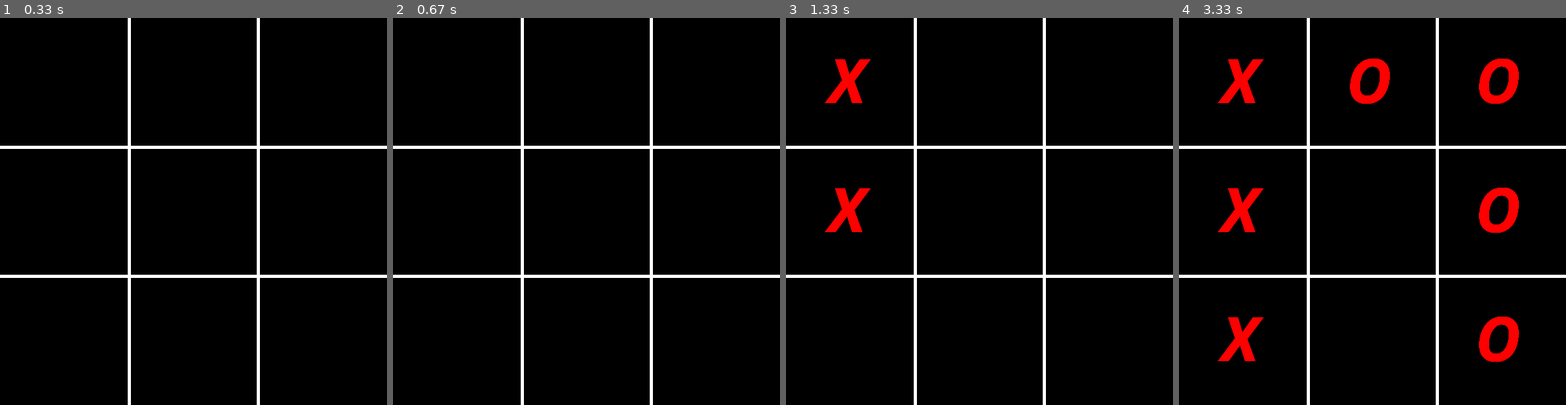
Above: before the commit, frames 1-4 (left to right).
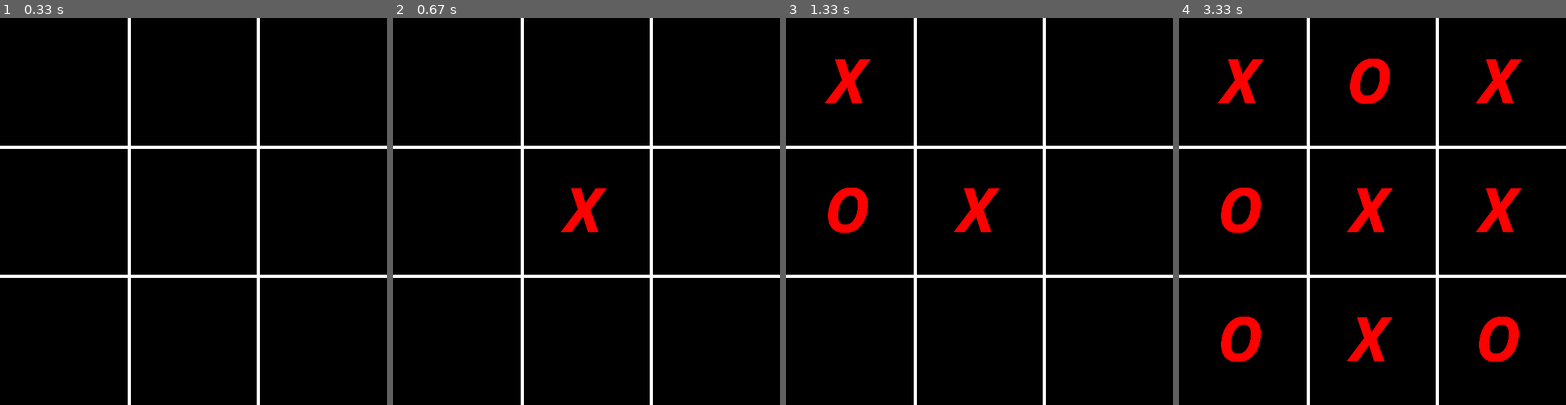
Above: after the commit, the same moments.

Repository: rRonaldo4/jogo_python
Game: pygame game, started from jogo_da_velha.py
Two runs of this game, one before a commit and one after it. Both use one fixed random seed, a clock stepped at 60 frames per second and the inputs below.
Inputs (mouse positions are in pixels of both pictures, inside the frame that each line leads up to):
- Up to frame 1 (0.33 s): no input
- Up to frame 2 (0.67 s): press the mouse at (586, 234) at 0.37 s; move the mouse to (540, 226) at 0.47 s; release the mouse at (493, 215) at 0.6 s
- Up to frame 3 (1.33 s): click (859, 153) at 0.72 s; click (878, 68) at 1.05 s
- Up to frame 4 (3.33 s): click (1360, 145) at 1.38 s; click (1449, 180) at 1.72 s; click (1507, 312) at 2.08 s; click (1453, 141) at 2.58 s; click (1279, 281) at 2.88 s; click (1314, 323) at 3.22 s

Frame 1 is identical in both runs. In frame 2, 0.6% of the frame differs, in the area x 43-56%, y 44-56%; in frame 3, 1.3%; in frame 4, 4.2%, in the area x 10-89%, y 10-89%.

Commit message:
alternação entre jogdores

Diff:
--- a/jogo_da_velha.py
+++ b/jogo_da_velha.py
@@ -25,11 +25,14 @@
 running = True
 
 personagem_x = fonte_quadrinhos.render('X', True, 'red')
-personagem_y = fonte_quadrinhos.render('O', True, 'red')
+personagem_o = fonte_quadrinhos.render('O', True, 'red')
 
-apresenta_personagem = 0 # azul
-x = 0
-y = 0
+jogador_atual = personagem_x # inicializa o jogo com x
+
+rodadas = 0
+
+coordenada_x = 0
+coordenada_y = 0
 
 while running:
     # poll for events
@@ -42,12 +45,26 @@
             click_pos = pygame.mouse.get_pos() # posição do mouse quando houve o evento de click
             print('eixo x:', click_pos[0])
             print('eixo y:', click_pos[1])
-            x = click_pos[0]
-            y = click_pos[1]
-            apresenta_personagem = apresenta_personagem + 1
-            if(apresenta_personagem >= 10):
+            coordenada_x = click_pos[0]
+            coordenada_y = click_pos[1]
+            rodadas = rodadas + 1
+            if rodadas >= 10:
                 screen.fill('black')
-                apresenta_personagem = 0
+                rodadas = 0
+                coordenada_x = 0
+                coordenada_y = 0
+
+            if rodadas != 1:
+                if jogador_atual == personagem_x:
+                    jogador_atual = personagem_o
+
+                else:
+                    jogador_atual = personagem_x
+            else:
+                jogador_atual = personagem_x
+
+
+
     # Desenha o tabuleiro
     #                                origem    destino
     #                                (x, y)   (x, y)
@@ -56,32 +73,32 @@
     pygame.draw.line(screen, 'white',(0, 200),(600, 200), 5)
     pygame.draw.line(screen, 'white',(0, 400),(600, 400), 5)
 
-    if x > 0 and x < 200 and y < 200:
-        screen.blit(personagem_x, (60, 30)) # 1
+    if coordenada_x > 0 and coordenada_x < 200 and coordenada_y < 200:
+        screen.blit(jogador_atual,(60,30))  #primeiro
 
-    elif x >= 200 and x < 400 and y < 200:
-        screen.blit(personagem_y, (260, 30)) # 2
+    elif coordenada_x >= 200 and coordenada_x < 400 and coordenada_y < 200:
+        screen.blit(jogador_atual,(260,30)) #segundo
 
-    elif x >= 400 and y < 200:
-        screen.blit(personagem_y, (460, 30)) # 3
+    elif coordenada_x >= 400 and coordenada_y < 200:
+        screen.blit(jogador_atual,(460,30)) #terceiro
 
-    elif x < 200 and y >= 200 and y < 400:
-        screen.blit(personagem_x, (60, 230)) # 4
+    elif coordenada_x < 200 and coordenada_y >= 200 and coordenada_y < 400:
+        screen.blit(jogador_atual,(60,230))  #quarto
 
-    elif x > 200 and x < 40 and y > 200 and y <= 400:
-        screen.blit(personagem_y, (260, 230)) # 5
+    elif coordenada_x >= 200 and coordenada_x < 400 and coordenada_y >= 200 and coordenada_y < 400:
+        screen.blit(jogador_atual,(260,230)) #quinto
 
-    elif x >= 400 and y > 200 and y <= 400:
-        screen.blit(personagem_y, (460, 230)) # 6
+    elif coordenada_x >= 400 and coordenada_y >= 200 and coordenada_y < 400:
+        screen.blit(jogador_atual,(460,230)) #sexto
 
-    elif x < 200 and y >= 400:
-        screen.blit(personagem_x, (60, 430)) # 7
+    elif coordenada_x < 200 and coordenada_y >= 400:
+        screen.blit(jogador_atual,(60,430))  #setimo
 
-    elif x >= 200 and y < 400 and y >=400:
-        screen.blit(personagem_y, (260, 430)) # 8
+    elif coordenada_x >= 200 and coordenada_x < 400 and coordenada_y >= 400:
+        screen.blit(jogador_atual,(260,430)) #oitavo
 
-    elif x >= 400 and y >= 400:
-        screen.blit(personagem_y, (460, 430)) # 9
+    elif coordenada_x >= 400 and coordenada_y >= 400:
+        screen.blit(jogador_atual,(460,430)) #nono
 
     # flip() the display to put your work on screen
     pygame.display.flip()
--- a/testes_pygame.py
+++ b/testes_pygame.py
@@ -1,23 +1,336 @@
- def criar_tabuleiro():
-    return [[' ' for _ in range(3)] for _ in range(3)]
-
-def mostrar_tabuleiro(tabuleiro):
-    for linha in tabuleiro:
-        print('|'.join(linha))
-        print('-' * 5)
-def receber_movimento(jogador):
-    linha = int(input(f"Jogador {jogador}, insira a linha (0, 1 ou 2): "))
-    coluna = int(input(f"Jogador {jogador}, insira a coluna (0, 1 ou 2): "))
-    return linha, coluna
-def atualizar_tabuleiro(tabuleiro, linha, coluna, jogador):
-    tabuleiro[linha][coluna] = jogador
-def verificar_vencedor(tabuleiro, jogador):
-    for linha in tabuleiro:
-        if all([celula == jogador for celula in linha]):
-            return True
-    for coluna in range(3):
-        if all([tabuleiro[linha][coluna] == jogador for linha in range(3)]):
-            return True
-    if all([tabuleiro[i][i] == jogador for i in range(3)]) or all([tabuleiro[i][2-i] == jogador for i in range(3)]):
-        return True
-    return False
+import pygame
+
+# Cores do Jogo
+preto = (0, 0, 0)
+branco = (255, 255, 255)
+vermelho = (255, 0, 0)
+verde = (0, 255, 0)
+azul = (0, 0, 255)
+
+# Setup da tela do Jogo
+window = pygame.display.set_mode((600, 600))
+window.fill(branco)
+
+# Grade do tabuleiro
+pygame.draw.line(window, preto, (205, 50), (205, 521), 10)
+pygame.draw.line(window, preto, (365, 50), (365, 521), 10)
+pygame.draw.line(window, preto, (50, 205), (521, 205), 10)
+pygame.draw.line(window, preto, (50, 365), (521, 365), 10)
+
+# Declarando estado X ou O - Onde (1 = X) e (0 = O)
+x_ou_o = 1
+position = [0, 0, 0, 0, 0, 0, 0, 0, 0]
+
+# Declarando traÃ§o final
+fim = 0
+
+while True:
+	for event in pygame.event.get():
+		if event.type == pygame.QUIT:
+			pygame.quit()
+			quit()
+
+	# Declarando mouse
+	mouse = pygame.mouse.get_pos()
+
+	# Declarando click do mouse
+	click = pygame.mouse.get_pressed()
+
+	# Blocos de SeleÃ§Ã£o - Linha 1 - Coluna 1
+	if 50 <= mouse[0] <= 200 and 50 <= mouse[1] <= 200:
+		if click[0] == 1 and position[0] == 0 and x_ou_o == 1:
+			pygame.draw.line(window, vermelho, (100, 100), (150, 150), 10)
+			pygame.draw.line(window, vermelho, (150, 100), (100, 150), 10)
+			position[0] = 1
+			x_ou_o = 0
+		elif click[0] == 1 and position[0] == 0 and x_ou_o == 0:
+			pygame.draw.circle(window, azul, (125, 125), 25)
+			pygame.draw.circle(window, branco, (125, 125), 15)
+			position[0] = 2
+			x_ou_o = 1
+
+	# Blocos de SeleÃ§Ã£o - Linha 1 - Coluna 2
+	if 211 <= mouse[0] <= 360 and 50 <= mouse[1] <= 200:
+		if click[0] == 1 and position[1] == 0 and x_ou_o == 1:
+			pygame.draw.line(window, vermelho, (261, 100), (311, 150), 10)
+			pygame.draw.line(window, vermelho, (311, 100), (261, 150), 10)
+			position[1] = 1
+			x_ou_o = 0
+		elif click[0] == 1 and position[1] == 0 and x_ou_o == 0:
+			pygame.draw.circle(window, azul, (286, 125), 25)
+			pygame.draw.circle(window, branco, (286, 125), 15)
+			position[1] = 2
+			x_ou_o = 1
+
+	# Blocos de SeleÃ§Ã£o - Linha 1 - Coluna 3
+	if 371 <= mouse[0] <= 520 and 50 <= mouse[1] <= 200:
+		if click[0] == 1 and position[2] == 0 and x_ou_o == 1:
+			pygame.draw.line(window, vermelho, (421, 100), (471, 150), 10)
+			pygame.draw.line(window, vermelho, (471, 100), (421, 150), 10)
+			position[2] = 1
+			x_ou_o = 0
+		elif click[0] == 1 and position[2] == 0 and x_ou_o == 0:
+			pygame.draw.circle(window, azul, (446, 125), 25)
+			pygame.draw.circle(window, branco, (446, 125), 15)
+			position[2] = 2
+			x_ou_o = 1
+
+
+	# Blocos de SeleÃ§Ã£o - Linha 2 - Coluna 1
+	if 50 <= mouse[0] <= 200 and 211 <= mouse[1] <= 361:
+		if click[0] == 1 and position[3] == 0 and x_ou_o == 1:
+			pygame.draw.line(window, vermelho, (100, 311), (150, 261), 10)
+			pygame.draw.line(window, vermelho, (150, 311), (100, 261), 10)
+			position[3] = 1
+			x_ou_o = 0
+		elif click[0] == 1 and position[3] == 0 and x_ou_o == 0:
+			pygame.draw.circle(window, azul, (125, 286), 25)
+			pygame.draw.circle(window, branco, (125, 286), 15)
+			position[3] = 2
+			x_ou_o = 1
+
+	# Blocos de SeleÃ§Ã£o - Linha 2 - Coluna 2
+	if 211 <= mouse[0] <= 360 and 211 <= mouse[1] <= 361:
+		if click[0] == 1 and position[4] == 0 and x_ou_o == 1:
+			pygame.draw.line(window, vermelho, (261, 311), (311, 261), 10)
+			pygame.draw.line(window, vermelho, (311, 311), (261, 261), 10)
+			position[4] = 1
+			x_ou_o = 0
+		elif click[0] == 1 and position[4] == 0 and x_ou_o == 0:
+			pygame.draw.circle(window, azul, (286, 286), 25)
+			pygame.draw.circle(window, branco, (286, 286), 15)
+			position[4] = 2
+			x_ou_o = 1
+
+	# Blocos de SeleÃ§Ã£o - Linha 2 - Coluna 3
+	if 371 <= mouse[0] <= 520 and 211 <= mouse[1] <= 361:
+		if click[0] == 1 and position[5] == 0 and x_ou_o == 1:
+			pygame.draw.line(window, vermelho, (421, 311), (471, 261), 10)
+			pygame.draw.line(window, vermelho, (471, 311), (421, 261), 10)
+			position[5] = 1
+			x_ou_o = 0
+		elif click[0] == 1 and position[5] == 0 and x_ou_o == 0:
+			pygame.draw.circle(window, azul, (446, 286), 25)
+			pygame.draw.circle(window, branco, (446, 286), 15)
+			position[5] = 2
+			x_ou_o = 1
+
+
+
+	# Blocos de SeleÃ§Ã£o - Linha 3 - Coluna 1
+	if 50 <= mouse[0] <= 200 and 371 <= mouse[1] <= 521:
+		if click[0] == 1 and position[6] == 0 and x_ou_o == 1:
+			pygame.draw.line(window, vermelho, (100, 472), (150, 422), 10)
+			pygame.draw.line(window, vermelho, (150, 472), (100, 422), 10)
+			position[6] = 1
+			x_ou_o = 0
+		elif click[0] == 1 and position[6] == 0 and x_ou_o == 0:
+			pygame.draw.circle(window, azul, (125, 447), 25)
+			pygame.draw.circle(window, branco, (125, 447), 15)
+			position[6] = 2
+			x_ou_o = 1
+
+	# Blocos de SeleÃ§Ã£o - Linha 3 - Coluna 2
+	if 211 <= mouse[0] <= 360 and 371 <= mouse[1] <= 521:
+		if click[0] == 1 and position[7] == 0 and x_ou_o == 1:
+			pygame.draw.line(window, vermelho, (261, 472), (311, 422), 10)
+			pygame.draw.line(window, vermelho, (311, 472), (261, 422), 10)
+			position[7] = 1
+			x_ou_o = 0
+		elif click[0] == 1 and position[7] == 0 and x_ou_o == 0:
+			pygame.draw.circle(window, azul, (286, 447), 25)
+			pygame.draw.circle(window, branco, (286, 447), 15)
+			position[7] = 2
+			x_ou_o = 1
+
+	# Blocos de SeleÃ§Ã£o - Linha 3 - Coluna 3
+	if 371 <= mouse[0] <= 520 and 371 <= mouse[1] <= 521:
+		if click[0] == 1 and position[8] == 0 and x_ou_o == 1:
+			pygame.draw.line(window, vermelho, (421, 472), (471, 422), 10)
+			pygame.draw.line(window, vermelho, (471, 472), (421, 422), 10)
+			position[8] = 1
+			x_ou_o = 0
+		elif click[0] == 1 and position[8] == 0 and x_ou_o == 0:
+			pygame.draw.circle(window, azul, (446, 447), 25)
+			pygame.draw.circle(window, branco, (446, 447), 15)
+			position[8] = 2
+			x_ou_o = 1
+
+	# TraÃ§o final
+	# Linha 1
+	if position[0] == 1 and position[1] == 1 and position[2] == 1 and fim == 0 or position[0] == 2 and position[1] == 2 and position[2] == 2 and fim == 0:
+		pygame.draw.line(window, verde, (100, 125), (470, 125), 10)
+		position[0] = 3
+		position[1] = 3
+		position[2] = 3
+		position[3] = 3
+		position[4] = 3
+		position[5] = 3
+		position[6] = 3
+		position[7] = 3
+		position[8] = 3
+		fim = 1
+	# Linha 2
+	elif position[3] == 1 and position[4] == 1 and position[5] == 1 and fim == 0 or position[3] == 2 and position[4] == 2 and position[5] == 2 and fim == 0:
+		pygame.draw.line(window, verde, (100, 286), (470, 286), 10)
+		position[0] = 3
+		position[1] = 3
+		position[2] = 3
+		position[3] = 3
+		position[4] = 3
+		position[5] = 3
+		position[6] = 3
+		position[7] = 3
+		position[8] = 3
+		fim = 1
+	# Linha 3
+	elif position[6] == 1 and position[7] == 1 and position[8] == 1 and fim == 0 or position[6] == 2 and position[7] == 2 and position[8] == 2 and fim == 0:
+		pygame.draw.line(window, verde, (100, 447), (470, 447), 10)
+		position[0] = 3
+		position[1] = 3
+		position[2] = 3
+		position[3] = 3
+		position[4] = 3
+		position[5] = 3
+		position[6] = 3
+		position[7] = 3
+		position[8] = 3
+		fim = 1
+	# Coluna 1
+	elif position[0] == 1 and position[3] == 1 and position[6] == 1 and fim == 0 or position[0] == 2 and position[3] == 2 and position[6] == 2 and fim == 0:
+		pygame.draw.line(window, verde, (125, 100), (125, 472), 10)
+		position[0] = 3
+		position[1] = 3
+		position[2] = 3
+		position[3] = 3
+		position[4] = 3
+		position[5] = 3
+		position[6] = 3
+		position[7] = 3
+		position[8] = 3
+		fim = 1
+	# Coluna 2
+	elif position[1] == 1 and position[4] == 1 and position[7] == 1 and fim == 0 or position[1] == 2 and position[4] == 2 and position[7] == 2 and fim == 0:
+		pygame.draw.line(window, verde, (286, 100), (286, 472), 10)
+		position[0] = 3
+		position[1] = 3
+		position[2] = 3
+		position[3] = 3
+		position[4] = 3
+		position[5] = 3
+		position[6] = 3
+		position[7] = 3
+		position[8] = 3
+		fim = 1
+	# Coluna 3
+	elif position[2] == 1 and position[5] == 1 and position[8] == 1 and fim == 0 or position[2] == 2 and position[5] == 2 and position[8] == 2 and fim == 0:
+		pygame.draw.line(window, verde, (446, 100), (446, 472), 10)
+		position[0] = 3
+		position[1] = 3
+		position[2] = 3
+		position[3] = 3
+		position[4] = 3
+		position[5] = 3
+		position[6] = 3
+		position[7] = 3
+		position[8] = 3
+		fim = 1
+	# Diagonal 1
+	elif position[0] == 1 and position[4] == 1 and position[8] == 1 and fim == 0 or position[0] == 2 and position[4] == 2 and position[8] == 2 and fim == 0:
+		pygame.draw.line(window, verde, (100, 100), (471, 472), 10)
+		position[0] = 3
+		position[1] = 3
+		position[2] = 3
+		position[3] = 3
+		position[4] = 3
+		position[5] = 3
+		position[6] = 3
+		position[7] = 3
+		position[8] = 3
+		fim = 1
+	# Diagonal 2
+	elif position[2] == 1 and position[4] == 1 and position[6] == 1 and fim == 0 or position[2] == 2 and position[4] == 2 and position[6] == 2 and fim == 0:
+		pygame.draw.line(window, verde, (100, 472), (471, 100), 10)
+		position[0] = 3
+		position[1] = 3
+		position[2] = 3
+		position[3] = 3
+		position[4] = 3
+		position[5] = 3
+		position[6] = 3
+		position[7] = 3
+		position[8] = 3
+		fim = 1
+
+	if 0 <= mouse[0] <= 600 and click[2] == 1 and fim == 1:
+		# Blocos de SeleÃ§Ã£o - Linha 1 - Coluna 1
+		pygame.draw.rect(window, branco, (50, 50, 150, 150))
+		# Blocos de SeleÃ§Ã£o - Linha 1 - Coluna 2
+		pygame.draw.rect(window, branco, (211, 50, 150, 150))
+		# Blocos de SeleÃ§Ã£o - Linha 1 - Coluna 3
+		pygame.draw.rect(window, branco, (371, 50, 150, 150))
+		# Blocos de SeleÃ§Ã£o - Linha 2 - Coluna 1
+		pygame.draw.rect(window, branco, (50, 211, 150, 150))
+		# Blocos de SeleÃ§Ã£o - Linha 2 - Coluna 2
+		pygame.draw.rect(window, branco, (211, 211, 150, 150))
+		# Blocos de SeleÃ§Ã£o - Linha 2 - Coluna 3
+		pygame.draw.rect(window, branco, (371, 211, 150, 150))
+		# Blocos de SeleÃ§Ã£o - Linha 3 - Coluna 1
+		pygame.draw.rect(window, branco, (50, 371, 150, 150))
+		# Blocos de SeleÃ§Ã£o - Linha 3 - Coluna 2
+		pygame.draw.rect(window, branco, (211, 371, 150, 150))
+		# Blocos de SeleÃ§Ã£o - Linha 3 - Coluna 3
+		pygame.draw.rect(window, branco, (371, 371, 150, 150))
+		# Grade do tabuleiro
+		pygame.draw.line(window, preto, (205, 50), (205, 521), 10)
+		pygame.draw.line(window, preto, (365, 50), (365, 521), 10)
+		pygame.draw.line(window, preto, (50, 205), (521, 205), 10)
+		pygame.draw.line(window, preto, (50, 365), (521, 365), 10)
+		position[0] = 0
+		position[1] = 0
+		position[2] = 0
+		position[3] = 0
+		position[4] = 0
+		position[5] = 0
+		position[6] = 0
+		position[7] = 0
+		position[8] = 0
+		x_ou_o = 1
+		fim = 0
+	elif sum(position) == 13 and click[2] == 1:
+		# Blocos de SeleÃ§Ã£o - Linha 1 - Coluna 1
+		pygame.draw.rect(window, branco, (50, 50, 150, 150))
+		# Blocos de SeleÃ§Ã£o - Linha 1 - Coluna 2
+		pygame.draw.rect(window, branco, (211, 50, 150, 150))
+		# Blocos de SeleÃ§Ã£o - Linha 1 - Coluna 3
+		pygame.draw.rect(window, branco, (371, 50, 150, 150))
+		# Blocos de SeleÃ§Ã£o - Linha 2 - Coluna 1
+		pygame.draw.rect(window, branco, (50, 211, 150, 150))
+		# Blocos de SeleÃ§Ã£o - Linha 2 - Coluna 2
+		pygame.draw.rect(window, branco, (211, 211, 150, 150))
+		# Blocos de SeleÃ§Ã£o - Linha 2 - Coluna 3
+		pygame.draw.rect(window, branco, (371, 211, 150, 150))
+		# Blocos de SeleÃ§Ã£o - Linha 3 - Coluna 1
+		pygame.draw.rect(window, branco, (50, 371, 150, 150))
+		# Blocos de SeleÃ§Ã£o - Linha 3 - Coluna 2
+		pygame.draw.rect(window, branco, (211, 371, 150, 150))
+		# Blocos de SeleÃ§Ã£o - Linha 3 - Coluna 3
+		pygame.draw.rect(window, branco, (371, 371, 150, 150))
+		# Grade do tabuleiro
+		pygame.draw.line(window, preto, (205, 50), (205, 521), 10)
+		pygame.draw.line(window, preto, (365, 50), (365, 521), 10)
+		pygame.draw.line(window, preto, (50, 205), (521, 205), 10)
+		pygame.draw.line(window, preto, (50, 365), (521, 365), 10)
+		position[0] = 0
+		position[1] = 0
+		position[2] = 0
+		position[3] = 0
+		position[4] = 0
+		position[5] = 0
+		position[6] = 0
+		position[7] = 0
+		position[8] = 0
+		x_ou_o = 1
+		fim = 0
+
+	pygame.display.update()
